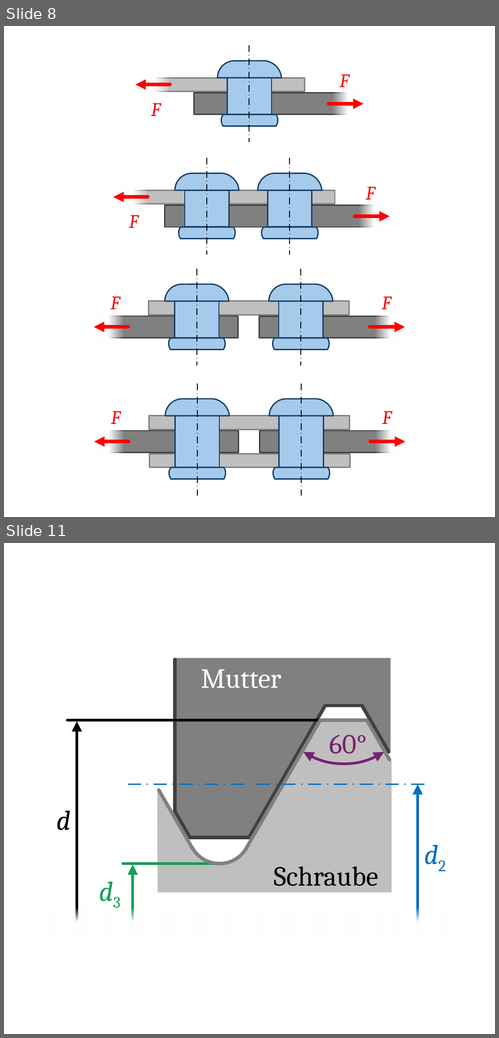
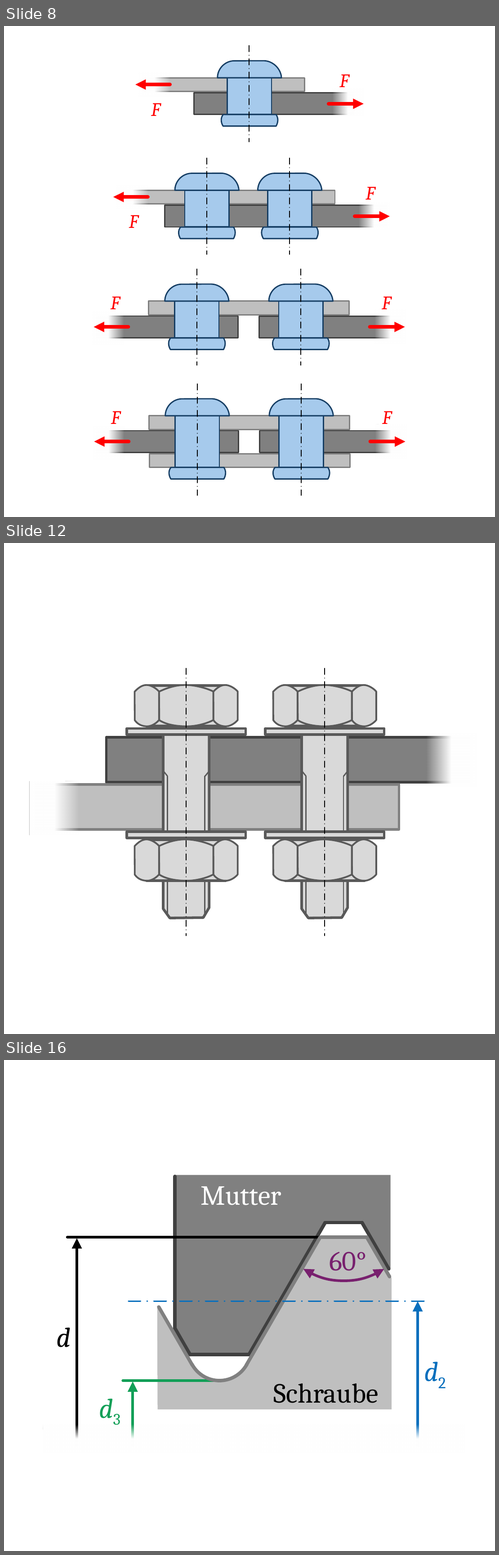
Before and after one commit to m4zeRobot/Project-FoSa, a slide deck: LaTeX B.Sc. LRT/Konstruktionslehre 1&2/images/KE-Images.pptx. Shown one above the other, each under a label of ours: slides 8 and 11 before the commit, slides 8, 12 and 16 after it; the slides between them are not shown. The pictures are 499x1038 and 499x1555 pixels, drawn with LibreOffice and Linux fonts; fonts in the diff are those of the drawing. Boxes give left, top, right and bottom in pixels: in the first picture for what was removed or moved away, otherwise in the second. Text is boxed around its words. In the diff, an @@ line names an element or a change of style, - is before the commit and + after.

```diff
--- a/LaTeX B.Sc. LRT/Konstruktionslehre 1&2/images/KE-Images.pptx
+++ b/LaTeX B.Sc. LRT/Konstruktionslehre 1&2/images/KE-Images.pptx
@@ slide 12 added at (4,543,495,1034), background #FFFFFF @@
@@ line added from (186, 668) to (186, 936), #000000 0.5 pt dashed @@
@@ line added from (324, 668) to (324, 936), #000000 0.5 pt dashed @@
@@ group added at (134,686,238,727): 3 freeform shapes, 1 rectangle @@
@@ group added at (273,686,376,727): 3 freeform shapes, 1 rectangle @@
@@ rectangle added at (127,727,246,734), fill #D9D9D9, outline #595959 1.5 pt @@
@@ rectangle added at (266,727,384,734), fill #D9D9D9, outline #595959 1.5 pt @@
@@ rectangle added at (106,737,468,782), fill #808080, outline #404040 1.5 pt @@
@@ freeform shape added at (163,733,209,918), fill #D9D9D9, outline #595959 1.5 pt @@
@@ freeform shape added at (301,733,348,918), fill #D9D9D9, outline #595959 1.5 pt @@
@@ rectangle added at (427,732,476,786), fill gradient #FFFFFF @@
@@ line added from (162, 770) to (167, 776), #595959 0.75 pt @@
@@ line added from (210, 771) to (205, 776), #595959 0.75 pt @@
@@ line added from (301, 770) to (306, 776), #595959 0.75 pt @@
@@ line added from (348, 771) to (343, 776), #595959 0.75 pt @@
@@ rectangle added at (30,781,80,835), fill gradient #FFFFFF @@
@@ rectangle added at (36,784,399,829), fill #BFBFBF, outline #808080 1.5 pt @@
@@ line added from (167, 776) to (167, 915), #595959 0.75 pt @@
@@ line added from (205, 776) to (205, 915), #595959 0.75 pt @@
@@ line added from (306, 776) to (306, 915), #595959 0.75 pt @@
@@ line added from (343, 776) to (343, 915), #595959 0.75 pt @@
@@ rectangle added at (127,831,246,837), fill #D9D9D9, outline #595959 1.5 pt @@
@@ group added at (134,839,238,881): 3 freeform shapes, 1 rectangle @@
@@ rectangle added at (266,831,384,837), fill #D9D9D9, outline #595959 1.5 pt @@
@@ group added at (273,839,376,881): 3 freeform shapes, 1 rectangle @@
@@ what was slide 11 is now slide 16 @@
```
Also in this commit, not shown: 1 slide changed, 4 other slides added, 7 other files.
